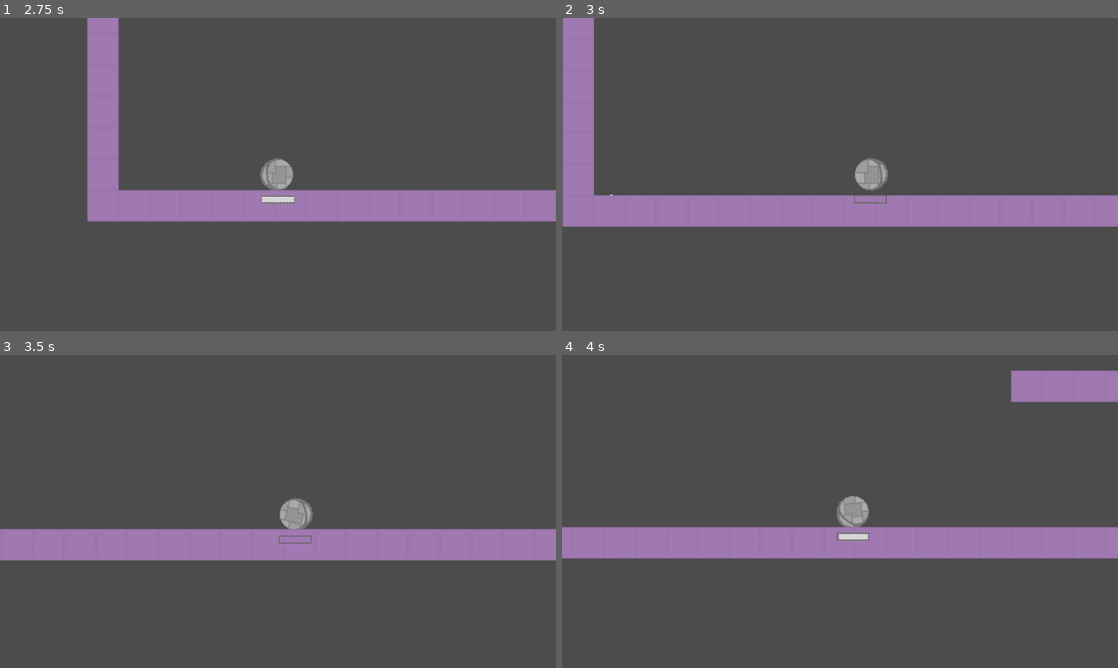
Above: before the commit, frames 1-4 (two rows, left to right).
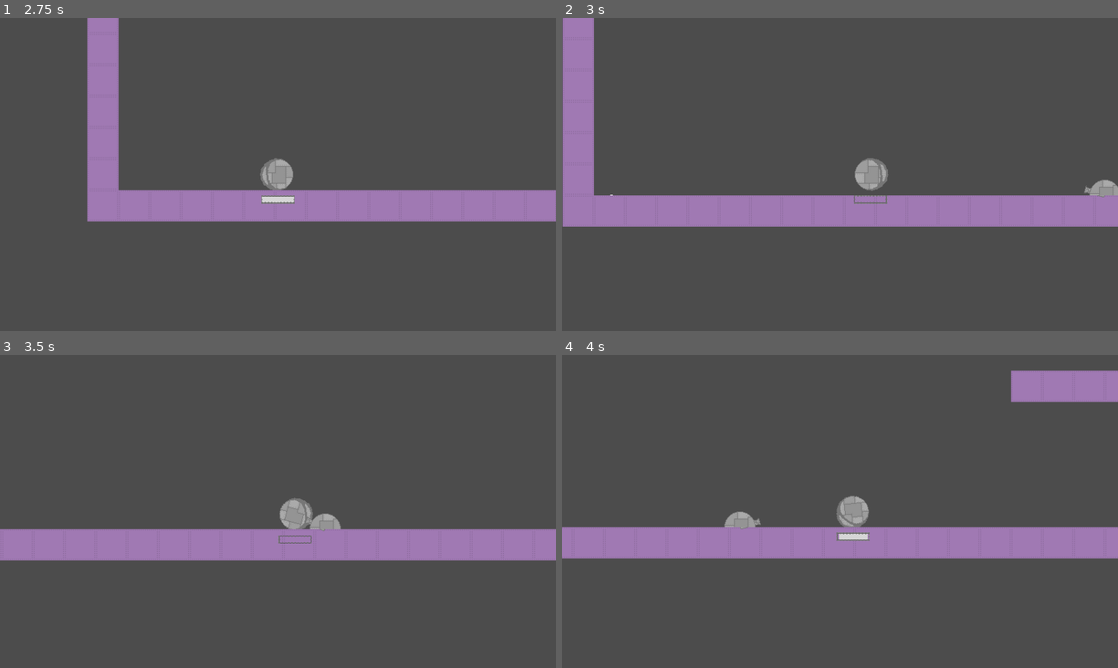
Above: after the commit, the same moments.

Repository: Domicnt/Recoil
Game: Godot game, scene res://Scenes/Main Menu.tscn
Two runs of this game, one before a commit and one after it. Both use one fixed random seed, a clock stepped at 60 frames per second and the inputs below.
Inputs (mouse positions are in pixels of both pictures, inside the frame that each line leads up to):
- Up to frame 1 (2.75 s): click (278, 215) at 0.5 s; click (122, 255) at 1.25 s; move the mouse to (400, 158) at 2.02 s; press the mouse at (400, 158) at 2.03 s
- Up to frame 2 (3 s): tap Enter at 2.75 s; move the mouse to (728, 190) at 2.77 s; release the mouse at (728, 190) at 2.78 s; click (728, 190) at 2.85 s
- Up to frame 3 (3.5 s): no input
- Up to frame 4 (4 s): move the mouse to (895, 442) at 3.52 s; press the mouse at (895, 442) at 3.53 s

Frame 1 is identical in both runs. In frame 2, 0.2% of the frame differs, in the area x 93-100%, y 51-58%; in frame 3, 0.2%; in frame 4, 0.2%, in the area x 29-36%, y 50-56%.

Commit message:
added turrets that aim towards the player

Diff:
--- /dev/null
+++ b/Scenes/Instances/Turret.tscn
@@ -0,0 +1,14 @@
+[gd_scene load_steps=4 format=2]
+
+[ext_resource path="res://Sprites/turret_base.png" type="Texture" id=1]
+[ext_resource path="res://Sprites/turret_barrel.png" type="Texture" id=2]
+[ext_resource path="res://Scripts/Turret.gd" type="Script" id=3]
+
+[node name="Node2D" type="Node2D"]
+script = ExtResource( 3 )
+
+[node name="Sprite2" type="Sprite" parent="."]
+texture = ExtResource( 2 )
+
+[node name="Sprite" type="Sprite" parent="."]
+texture = ExtResource( 1 )
--- a/Scenes/Levels/1.tscn
+++ b/Scenes/Levels/1.tscn
@@ -1,12 +1,18 @@
-[gd_scene load_steps=3 format=2]
+[gd_scene load_steps=4 format=2]
 
 [ext_resource path="res://Scenes/Instances/Player.tscn" type="PackedScene" id=1]
 [ext_resource path="res://Scenes/Instances/Tiles.tscn" type="PackedScene" id=2]
+[ext_resource path="res://Scenes/Instances/Turret.tscn" type="PackedScene" id=3]
 
 [node name="Node2D" type="Node2D"]
 
-[node name="RigidBody2D" parent="." instance=ExtResource( 1 )]
+[node name="Player" parent="." instance=ExtResource( 1 )]
 position = Vector2( 292.545, 149.84 )
 
 [node name="TileMap" parent="." instance=ExtResource( 2 )]
 tile_data = PoolIntArray( -196591, 0, 0, -196590, 0, 0, -196589, 0, 0, -196588, 0, 0, -196587, 0, 0, -196586, 0, 0, -19 …(1110 unchanged characters)…
+
+[node name="Turrets" type="Node2D" parent="."]
+
+[node name="Node2D" parent="Turrets" instance=ExtResource( 3 )]
+position = Vector2( 831.965, 431.94 )
--- /dev/null
+++ b/Scripts/Turret.gd
@@ -0,0 +1,9 @@
+extends Node2D
+
+onready var player = get_node("../../Player");
+
+func _physics_process(delta):
+	var angle = PI/2 + atan2(player.global_position.y - $Sprite2.global_position.y, player.global_position.x - $Sprite2.global_position.x);#$Sprite2.global_position.angle_to(player.global_position);
+	angle = max(min(angle, 1.3), -1.3);
+
+	$Sprite2.rotation = angle;
Binary file added: Sprites/turret_barrel.png
Not shown, added: Sprites/turret_barrel.png.import
Binary file added: Sprites/turret_base.png
Not shown, added: Sprites/turret_base.png.import
